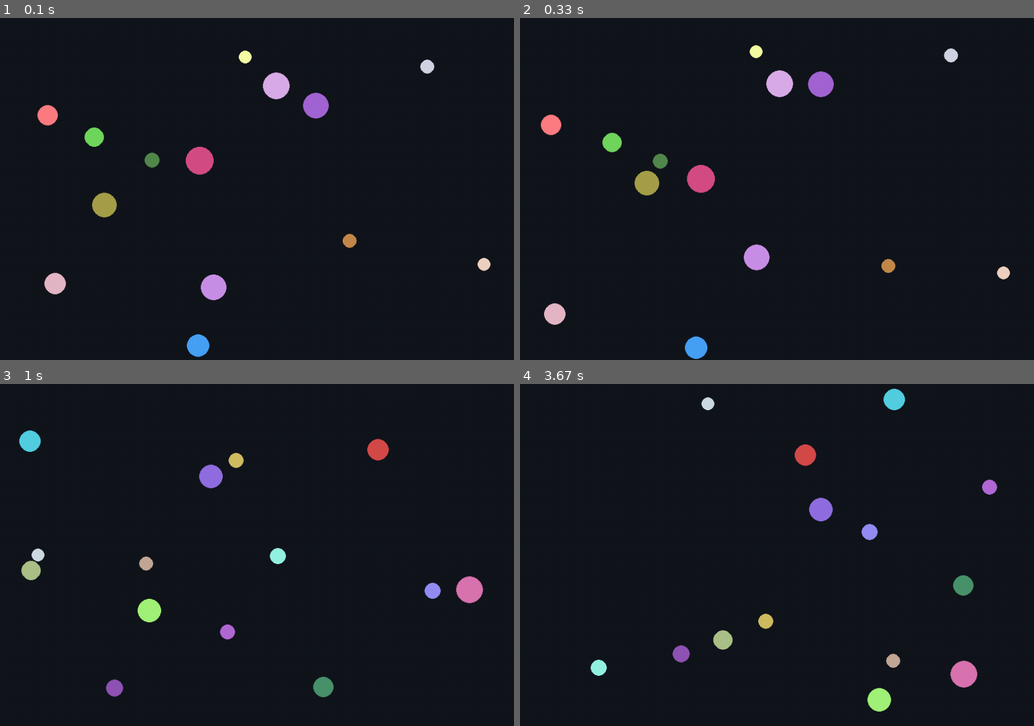
Above: before the commit, frames 1-4 (two rows, left to right).
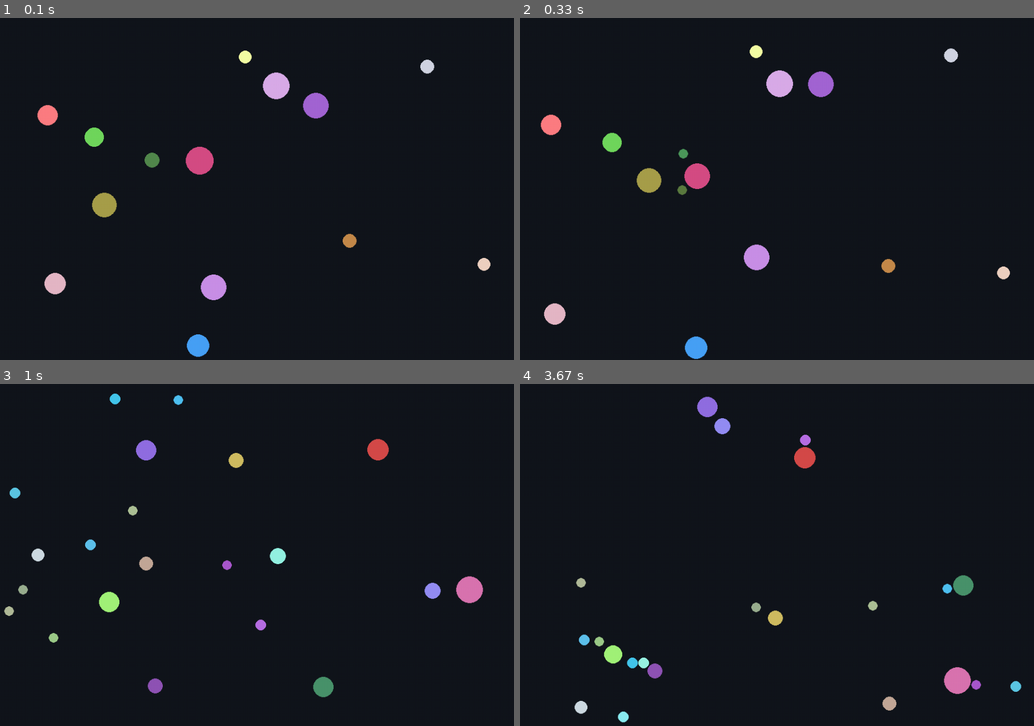
Above: after the commit, the same moments.

Repository: TOEGENT/pygame_project
Game: pygame game, started from main.py
Same seed, same stepped clock (60 frames per second), same inputs: the game is played once before the commit and once after it.
Inputs:
- Up to frame 1 (0.1 s): no input
- Up to frame 2 (0.33 s): no input
- Up to frame 3 (1 s): tap R at 0.33 s
- Up to frame 4 (3.67 s): no input

Frame 1 is identical in both runs. In frame 2, 0.5% of the frame differs, in the area x 22-38%, y 38-52%; in frame 3, 2.1%; in frame 4, 3.3%, in the area x 10-98%, y 1-99%.

Commit message:
Усложнил взаимодействие шариков новой формулой

Diff:
--- /dev/null
+++ b/TODO.yml
@@ -0,0 +1,3 @@
+Задачи:
+ - Сделать dev ветку
+ - Реализовать взаимодействие шариков
--- a/main.py
+++ b/main.py
@@ -9,6 +9,20 @@
 FPS = 120
 BACKGROUND = (18, 22, 28)
 WALL_RESTITUTION = 0.98
+MIN_RADIUS = 6.0
+RICOCHET_RESTITUTION = 0.94
+
+MIN_SENSITIVITY_K = 6.5
+ASSIMILATION_K = 0.12
+RUPTURE_K = 0.2
+
+ASSIMILATION_TRANSFER_RATE = 0.09
+ASSIMILATION_DRAG = 0.5
+
+ATTACKER_RUPTURE_COST = 0.22
+MAX_RUPTURE_EXTRA_FRAGMENTS = 5
+FRAGMENT_MIN_RADIUS = 9.0
+FRAGMENT_PROTECTION_TIME = 0.45
 
 
 @dataclass
@@ -17,15 +31,28 @@
     y: float
     vx: float
     vy: float
-    radius: int
+    radius: float
     color: tuple[int, int, int]
+    coherence: float
+    alive: bool = True
+    spawn_protection: float = 0.0
 
     @property
     def mass(self) -> float:
-        # Use area as mass to make larger balls feel heavier.
         return math.pi * self.radius * self.radius
 
+    def add_mass(self, delta: float) -> None:
+        new_mass = self.mass + delta
+        min_mass = math.pi * MIN_RADIUS * MIN_RADIUS
+        if new_mass < min_mass:
+            self.alive = False
+            return
+        self.radius = math.sqrt(new_mass / math.pi)
+
     def update(self, dt: float) -> None:
+        if self.spawn_protection > 0.0:
+            self.spawn_protection = max(0.0, self.spawn_protection - dt)
+
         self.x += self.vx * dt
         self.y += self.vy * dt
 
@@ -44,23 +71,94 @@
             self.vy = -self.vy * WALL_RESTITUTION
 
     def draw(self, surface: pygame.Surface) -> None:
-        pygame.draw.circle(surface, self.color, (int(self.x), int(self.y)), self.radius)
-
-
-def resolve_ball_collision(a: Ball, b: Ball) -> None:
+        pygame.draw.circle(surface, self.color, (int(self.x), int(self.y)), int(self.radius))
+
+
+def lerp_color(a: tuple[int, int, int], b: tuple[int, int, int], t: float) -> tuple[int, int, int]:
+    t = max(0.0, min(1.0, t))
+    return (
+        int(a[0] + (b[0] - a[0]) * t),
+        int(a[1] + (b[1] - a[1]) * t),
+        int(a[2] + (b[2] - a[2]) * t),
+    )
+
+
+def target_thresholds(defender: Ball) -> tuple[float, float, float]:
+    t_min = MIN_SENSITIVITY_K * math.sqrt(defender.mass) * defender.coherence
+    t_assim = ASSIMILATION_K * defender.mass * defender.coherence
+    t_rupture = t_assim + RUPTURE_K * defender.mass * (2.0 - defender.coherence)
+    return t_min, t_assim, t_rupture
+
+
+def apply_impulse(a: Ball, b: Ball, nx: float, ny: float, vel_along_normal: float, restitution: float) -> None:
+    if vel_along_normal > 0:
+        return
+
+    impulse = -(1 + restitution) * vel_along_normal
+    impulse /= (1 / a.mass) + (1 / b.mass)
+
+    impulse_x = impulse * nx
+    impulse_y = impulse * ny
+
+    a.vx -= impulse_x / a.mass
+    a.vy -= impulse_y / a.mass
+    b.vx += impulse_x / b.mass
+    b.vy += impulse_y / b.mass
+
+
+def shatter_ball(defender: Ball, count: int, closing_speed: float) -> list[Ball]:
+    fragments: list[Ball] = []
+    count = max(2, count)
+    total_mass = defender.mass
+    min_fragment_mass = math.pi * FRAGMENT_MIN_RADIUS * FRAGMENT_MIN_RADIUS
+    max_by_mass = max(2, int(total_mass / min_fragment_mass))
+    count = min(count, max_by_mass)
+
+    weights = [random.uniform(0.75, 1.25) for _ in range(count)]
+    weight_sum = sum(weights)
+
+    for weight in weights:
+        part_mass = total_mass * (weight / weight_sum)
+        part_radius = max(FRAGMENT_MIN_RADIUS, math.sqrt(part_mass / math.pi))
+        angle = random.uniform(0, math.tau)
+        speed = random.uniform(90, 180) + closing_speed * random.uniform(0.2, 0.5)
+        color = (
+            max(0, min(255, defender.color[0] + random.randint(-18, 18))),
+            max(0, min(255, defender.color[1] + random.randint(-18, 18))),
+            max(0, min(255, defender.color[2] + random.randint(-18, 18))),
+        )
+        fragments.append(
+            Ball(
+                x=max(part_radius, min(WIDTH - part_radius, defender.x + math.cos(angle) * (defender.radius * 0.45))),
+                y=max(part_radius, min(HEIGHT - part_radius, defender.y + math.sin(angle) * (defender.radius * 0.45))),
+                vx=defender.vx + math.cos(angle) * speed,
+                vy=defender.vy + math.sin(angle) * speed,
+                radius=part_radius,
+                color=color,
+                coherence=max(0.5, min(1.5, defender.coherence * random.uniform(0.9, 1.05))),
+                spawn_protection=FRAGMENT_PROTECTION_TIME,
+            )
+        )
+
+    return fragments
+
+
+def resolve_ball_collision(a: Ball, b: Ball) -> list[Ball]:
+    if not a.alive or not b.alive:
+        return []
+
     dx = b.x - a.x
     dy = b.y - a.y
     distance_sq = dx * dx + dy * dy
     min_dist = a.radius + b.radius
 
     if distance_sq == 0:
-        # Rare overlap case: nudge to avoid division by zero.
         dx = random.uniform(-1.0, 1.0)
         dy = random.uniform(-1.0, 1.0)
         distance_sq = dx * dx + dy * dy
 
     if distance_sq >= min_dist * min_dist:
-        return
+        return []
 
     distance = math.sqrt(distance_sq)
     nx = dx / distance
@@ -69,7 +167,6 @@
     overlap = min_dist - distance
     total_mass = a.mass + b.mass
 
-    # Positional correction to separate balls proportionally to mass.
     a.x -= nx * overlap * (b.mass / total_mass)
     a.y -= ny * overlap * (b.mass / total_mass)
     b.x += nx * overlap * (a.mass / total_mass)
@@ -78,21 +175,75 @@
     rvx = b.vx - a.vx
     rvy = b.vy - a.vy
     vel_along_normal = rvx * nx + rvy * ny
-
-    if vel_along_normal > 0:
-        return
-
-    restitution = 1.0  # nearly perfect elastic collision
-    impulse = -(1 + restitution) * vel_along_normal
-    impulse /= (1 / a.mass) + (1 / b.mass)
-
-    impulse_x = impulse * nx
-    impulse_y = impulse * ny
-
-    a.vx -= impulse_x / a.mass
-    a.vy -= impulse_y / a.mass
-    b.vx += impulse_x / b.mass
-    b.vy += impulse_y / b.mass
+    closing_speed = max(0.0, -vel_along_normal)
+
+    if closing_speed <= 0:
+        return []
+
+    impact_a_to_b = (a.mass * closing_speed * closing_speed) / max(1.0, b.radius)
+    impact_b_to_a = (b.mass * closing_speed * closing_speed) / max(1.0, a.radius)
+
+    if impact_a_to_b >= impact_b_to_a:
+        attacker = a
+        defender = b
+        impact = impact_a_to_b
+    else:
+        attacker = b
+        defender = a
+        impact = impact_b_to_a
+
+    t_min, t_assim, t_rupture = target_thresholds(defender)
+
+    if impact < t_min:
+        apply_impulse(a, b, nx, ny, vel_along_normal, RICOCHET_RESTITUTION)
+        return []
+
+    if impact < t_assim:
+        apply_impulse(a, b, nx, ny, vel_along_normal, 0.22)
+        progress = 1.0 - (impact / max(t_assim, 1e-6))
+        transfer_mass = attacker.mass * ASSIMILATION_TRANSFER_RATE * progress
+        transfer_mass = min(transfer_mass, attacker.mass * 0.35)
+
+        if transfer_mass > 0:
+            attacker.add_mass(-transfer_mass)
+            if attacker.alive:
+                defender.add_mass(transfer_mass)
+
+        drag = max(0.0, 1.0 - ASSIMILATION_DRAG * progress)
+        attacker.vx *= drag
+        attacker.vy *= drag
+        attacker.color = lerp_color(attacker.color, defender.color, 0.16 + 0.34 * progress)
+        return []
+
+    can_shatter = defender.spawn_protection <= 0.0 and defender.radius >= FRAGMENT_MIN_RADIUS * 1.45
+
+    if impact < t_rupture or not can_shatter:
+        apply_impulse(a, b, nx, ny, vel_along_normal, 0.08)
+        if not can_shatter:
+            return []
+        overload = (impact - t_assim) / max(t_rupture - t_assim, 1e-6)
+        fragment_count = 2 + int(overload * MAX_RUPTURE_EXTRA_FRAGMENTS)
+        fragments = shatter_ball(defender, fragment_count, closing_speed)
+        defender.alive = False
+
+        resistance_loss = ATTACKER_RUPTURE_COST * (0.5 + 0.5 * overload) * defender.mass
+        attacker.add_mass(-min(resistance_loss, attacker.mass * 0.55))
+        attacker.vx *= 0.86
+        attacker.vy *= 0.86
+        return fragments
+
+    if not can_shatter:
+        apply_impulse(a, b, nx, ny, vel_along_normal, 0.12)
+        return []
+
+    apply_impulse(a, b, nx, ny, vel_along_normal, 0.03)
+    fragments = shatter_ball(defender, 2 + MAX_RUPTURE_EXTRA_FRAGMENTS + 2, closing_speed)
+    defender.alive = False
+    resistance_loss = ATTACKER_RUPTURE_COST * 1.35 * defender.mass
+    attacker.add_mass(-min(resistance_loss, attacker.mass * 0.7))
+    attacker.vx *= 0.8
+    attacker.vy *= 0.8
+    return fragments
 
 
 def generate_balls(count: int) -> list[Ball]:
@@ -111,7 +262,8 @@
             random.randint(70, 255),
             random.randint(70, 255),
         )
-        candidate = Ball(x, y, vx, vy, radius, color)
+        coherence = random.uniform(0.7, 1.35)
+        candidate = Ball(x, y, vx, vy, radius, color, coherence)
 
         if all((candidate.x - b.x) ** 2 + (candidate.y - b.y) ** 2 >= (candidate.radius + b.radius) ** 2 for b in balls):
             balls.append(candidate)
@@ -140,9 +292,15 @@
         for ball in balls:
             ball.update(dt)
 
+        spawned_balls: list[Ball] = []
         for i in range(len(balls)):
             for j in range(i + 1, len(balls)):
-                resolve_ball_collision(balls[i], balls[j])
+                if balls[i].alive and balls[j].alive:
+                    spawned_balls.extend(resolve_ball_collision(balls[i], balls[j]))
+
+        if spawned_balls:
+            balls.extend(spawned_balls)
+        balls = [ball for ball in balls if ball.alive]
 
         screen.fill(BACKGROUND)
         for ball in balls:
Not shown, changed: README.md
